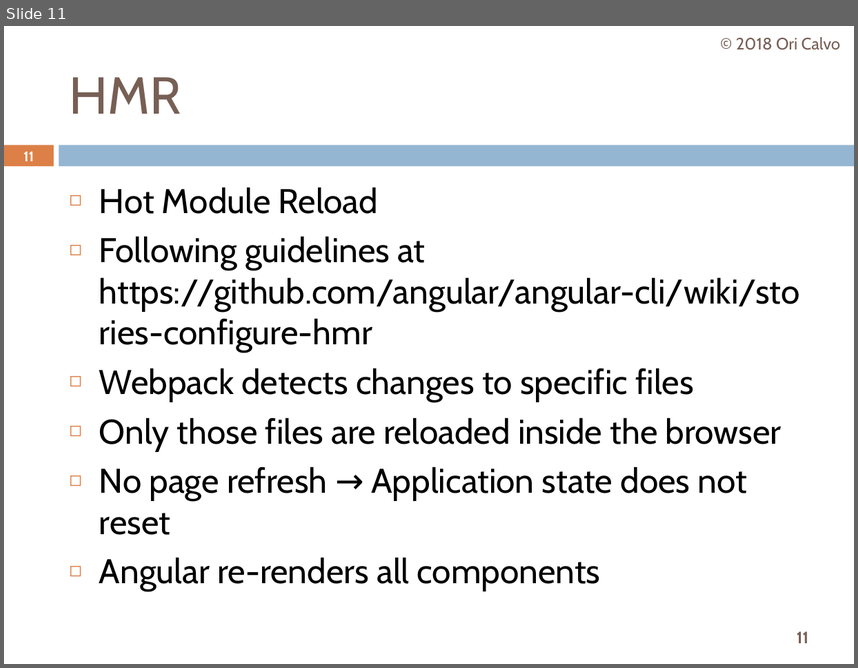
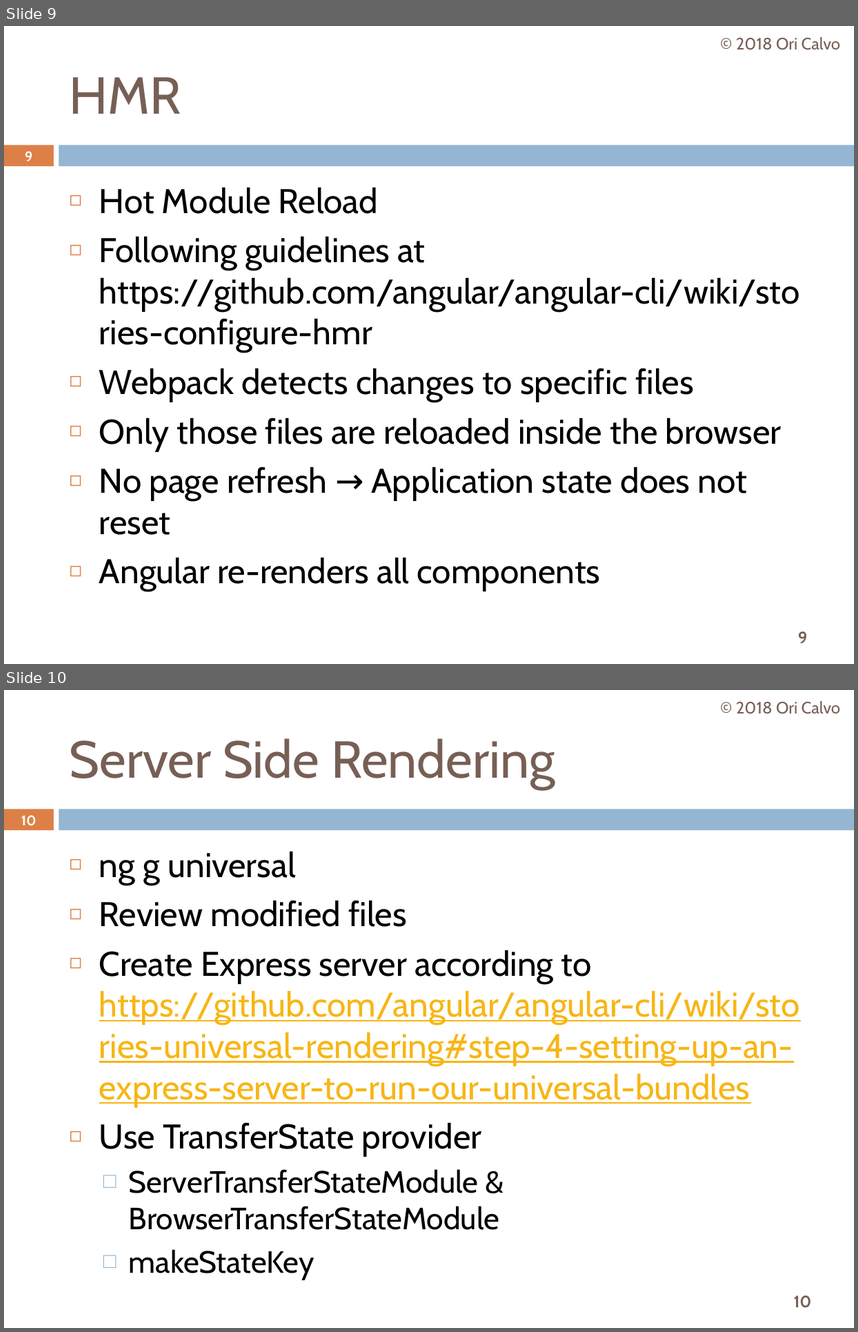
Before and after one commit to oricalvo/meetup-optimizing-angular, a slide deck: Optimizing Angular.pptx. Shown one above the other, each under a label of ours: slide 11 before the commit, slides 9 and 10 after it. The pictures are 858x668 and 858x1332 pixels, drawn with LibreOffice and Linux fonts; fonts in the diff are those of the drawing; background and template pictures are left out. Boxes give left, top, right and bottom in pixels: in the first picture for what was removed or moved away, otherwise in the second. Text is boxed around its words. In the diff, an @@ line names an element or a change of style, - is before the commit and + after.

```diff
--- a/Optimizing Angular.pptx
+++ b/Optimizing Angular.pptx
@@ slide 10 added at (4, 690, 854, 1328), background #FFFFFF; not listed: 3 template elements that a slide beside it also shows @@
@@ text added at (736, 701, 841, 714), 14 pt, text #775F55 @@
+© 2018 Ori Calvo
@@ title added at (70, 738, 555, 789), 44 pt, text #775F55 @@
+Server Side Rendering
@@ page number added at (21, 815, 36, 826), 11.9 pt, text #FFFFFF, bold @@
+10
@@ text added at (99, 851, 800, 1230), 29 pt, text #000000 @@
+◻ ng g universal
+◻ Review modified files
+◻ Create Express server according to https://github.com/angular/angular-cli/wiki/stories-universal-rendering#step-4-setting-up-an-express-server-to-run-our-universal-bundles
+◻ Use TransferState provider
+  □ ServerTransferStateModule & BrowserTransferStateModule
+  □ makeStateKey
@@ what was slide 11 is now slide 9 @@
@@ page number at (25, 151, 32, 161): text changed @@
-11
+9
@@ page number at (798, 631, 808, 643): text changed @@
-11
+9
```
Also in this commit, not shown: 1 slide changed, 37 other files.
